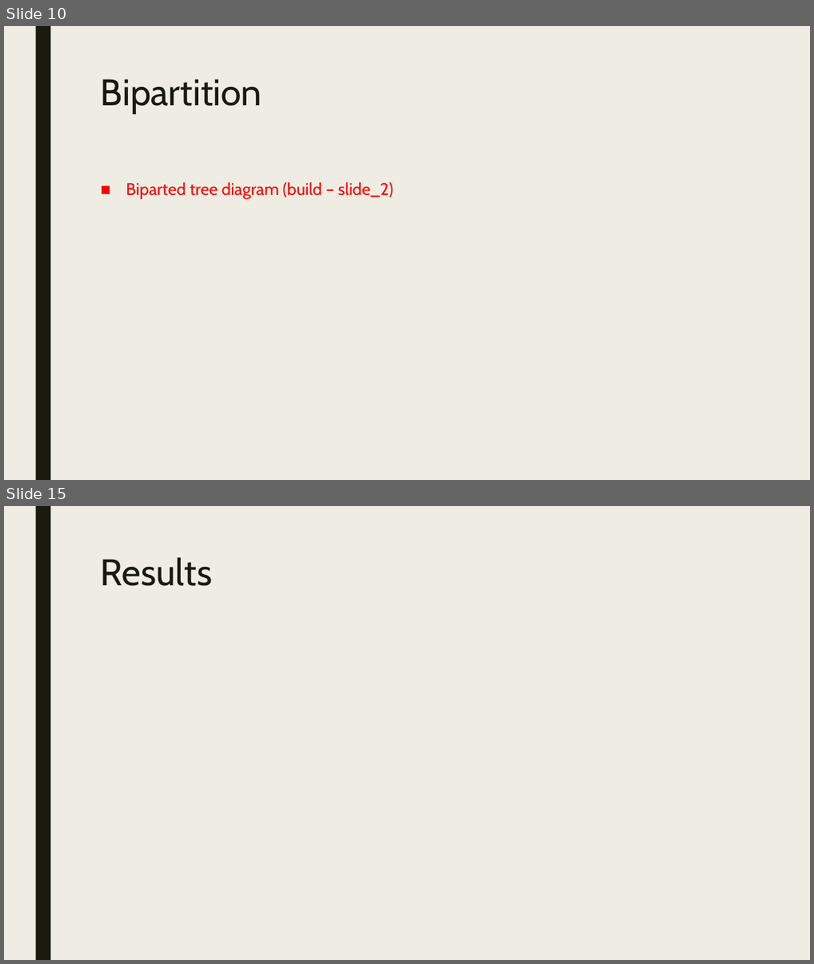
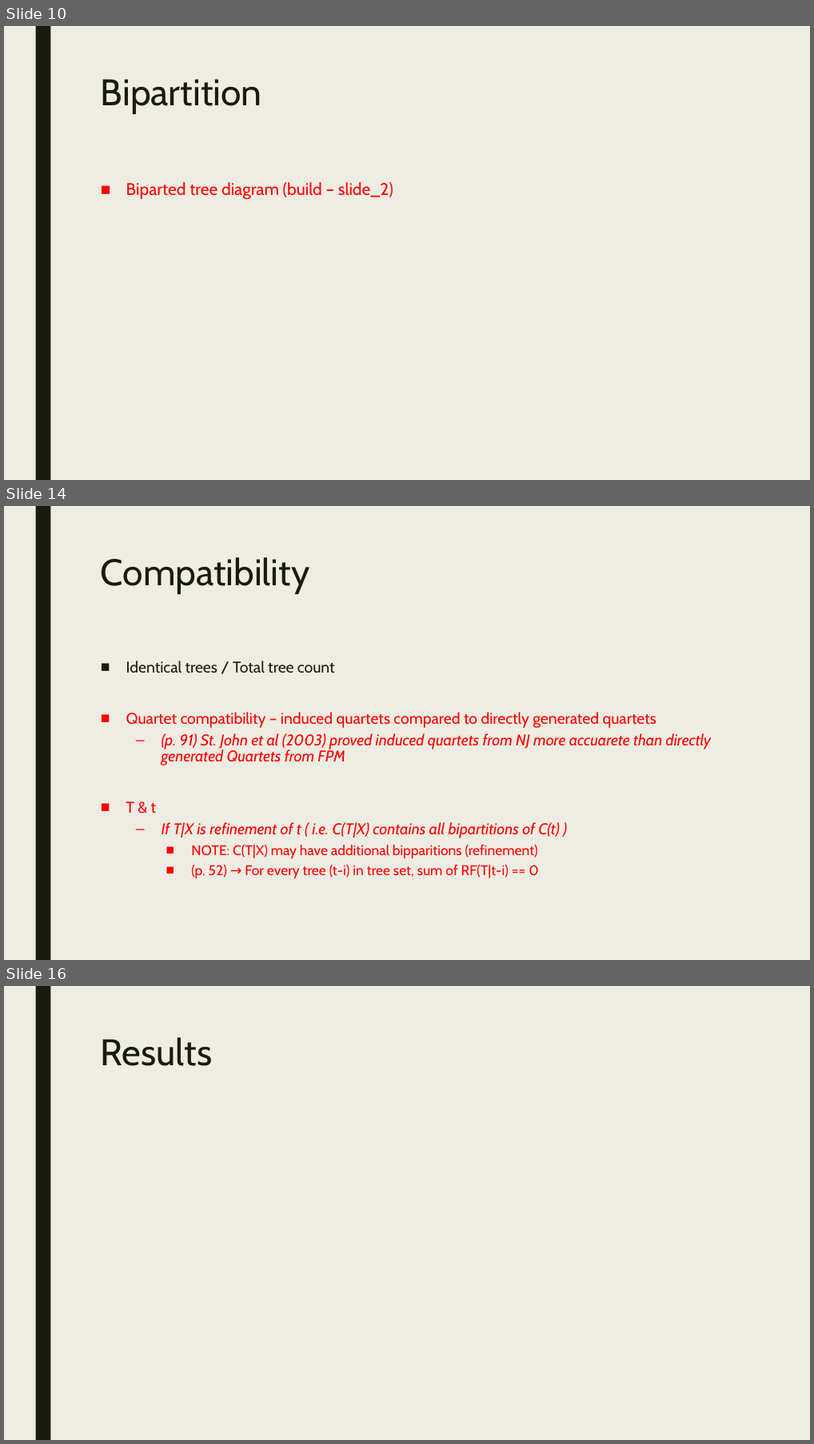
Before and after one commit to itsdlow/PhyloTools, a slide deck: Surveying_Phylogenetic_Forests.pptx. Shown one above the other, each under a label of ours: slides 10 and 15 before the commit, slides 10, 14 and 16 after it; the slides between them are not shown. The pictures are 814x964 and 814x1444 pixels, drawn with LibreOffice and Linux fonts; fonts in the diff are those of the drawing. Boxes give left, top, right and bottom in pixels: in the first picture for what was removed or moved away, otherwise in the second. Text is boxed around its words. In the diff, an @@ line names an element or a change of style, - is before the commit and + after.

```diff
--- a/Surveying_Phylogenetic_Forests.pptx
+++ b/Surveying_Phylogenetic_Forests.pptx
@@ slide 14 added at [4, 506, 810, 960], background #EFEDE3; not listed: 1 template element that a slide beside it also shows @@
@@ title added at [101, 557, 310, 594], 44 pt, text #191B0E @@
+Compatibility
@@ text added at [126, 660, 711, 878], 18.5 pt, text #FF0000 @@
+■ Identical trees / Total tree count
+■ Quartet compatibility – induced quartets compared to directly generated quartets
+  – (p. 91) St. John et al (2003) proved induced quartets from NJ more accuarete than directly generated Quartets from FPM
+■ T & t
+  – If T|X is refinement of t ( i.e. C(T|X) contains all bipartitions of C(t) )
+    ■ NOTE: C(T|X) may have additional bipparitions (refinement)
+    ■ (p. 52) → For every tree (t-i) in tree set, sum of RF(T|t-i) == 0
@@ what was slide 15 is now slide 16 @@
```
Also in this commit, not shown: 4 slides changed, 1 other slide added, 1 slide removed.
